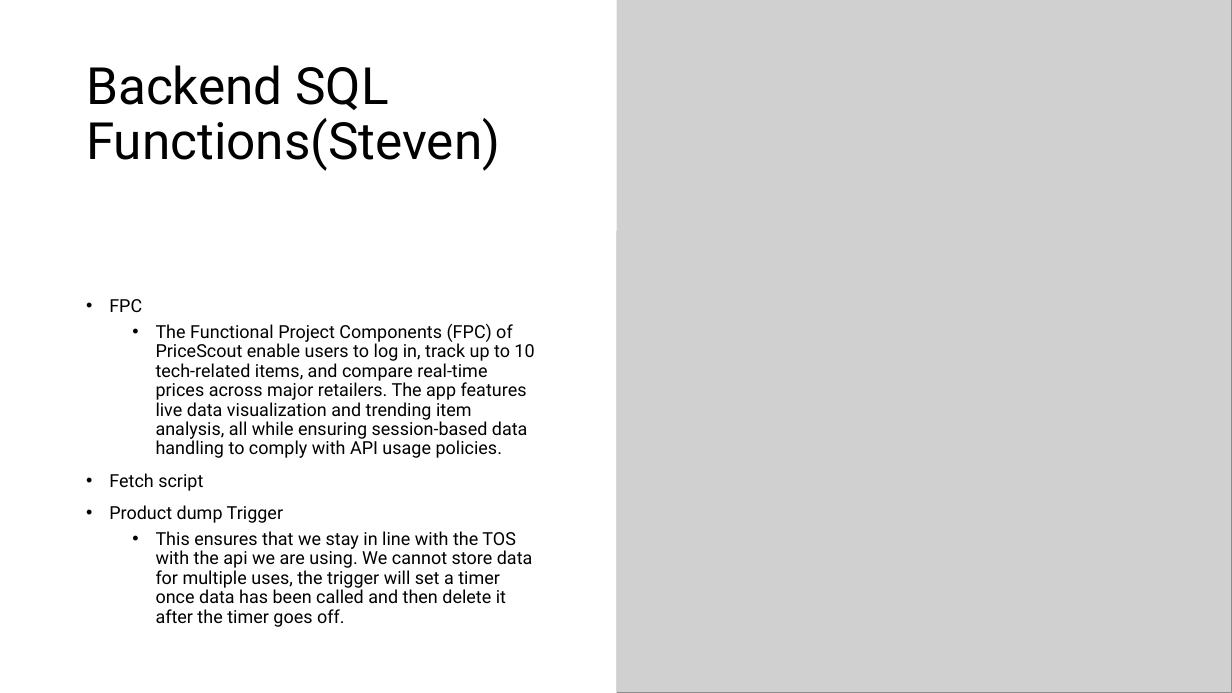
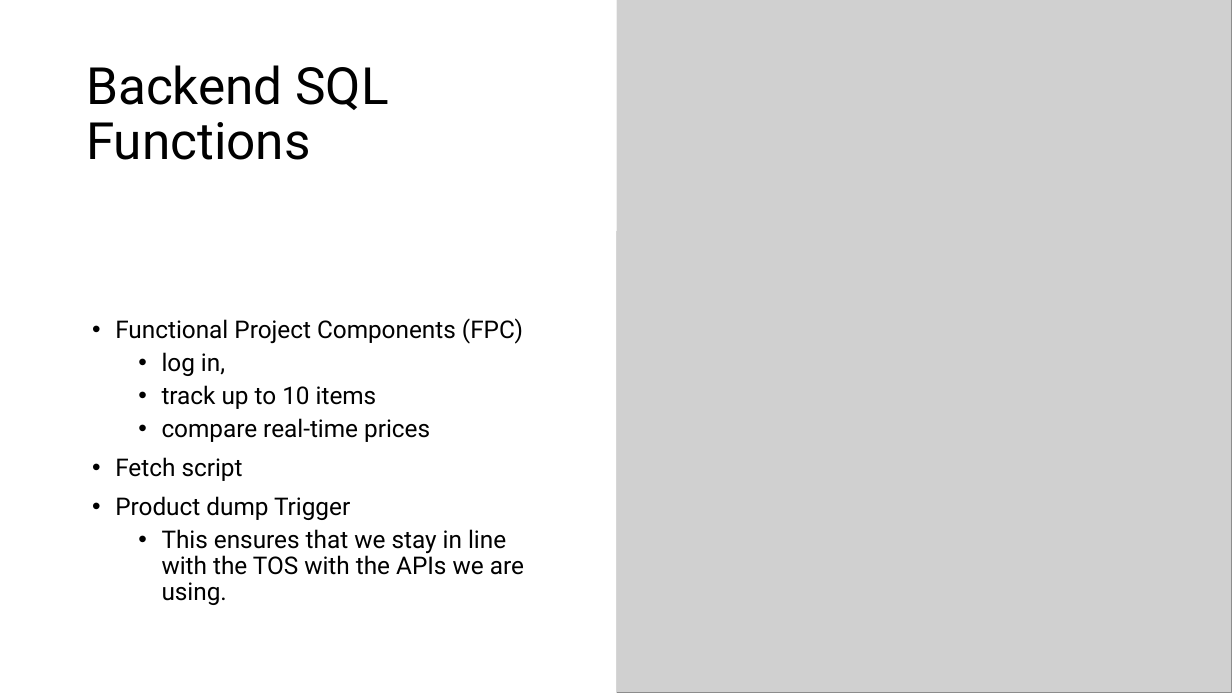
Before and after one commit to Jormungandr72/Cross-Website-Price-Checker, a slide deck: slide 7 of docs/phase_three_docs/Phase_Three_Presentation.pptx. Drawn at 1232x693 pixels with LibreOffice and Linux fonts; fonts in the diff are those of the drawing; grey boxes stand for pictures. Boxes give left, top, right and bottom in pixels: in the first picture for what was removed or moved away, otherwise in the second. Text is boxed around its words. In the diff, an @@ line names an element or a change of style, - is before the commit and + after.

```diff
--- a/docs/phase_three_docs/Phase_Three_Presentation.pptx
+++ b/docs/phase_three_docs/Phase_Three_Presentation.pptx
@@ title at (86,65,388,160): text changed @@
-Backend SQL Functions(Steven)
+Backend SQL Functions
@@ text at (115,318,523,442): text changed; size 14 to 19 pt @@
-• FPC
-  • The Functional Project Components (FPC) of PriceScout enable users to log in, track up to 10 tech-related items, and compare real-time prices across major retailers. The app features live data visualization and trending item analysis, all while ensuring session-based data handling to comply with API usage policies.
+• Functional Project Components (FPC)
+  • log in,
+  • track up to 10 items
+  • compare real-time prices
@@ text at (115,457,350,520): size 14 to 19 pt in "Fetch script", "Product dump Trigger" @@
@@ text at (162,529,524,605): text changed; size 14 to 19 pt @@
-  • This ensures that we stay in line with the TOS with the api we are using. We cannot store data for multiple uses, the trigger will set a timer once data has been called and then delete it after the timer goes off.
+  • This ensures that we stay in line with the TOS with the APIs we are using.
```
Also in this commit, not shown: 7 other slides changed.
